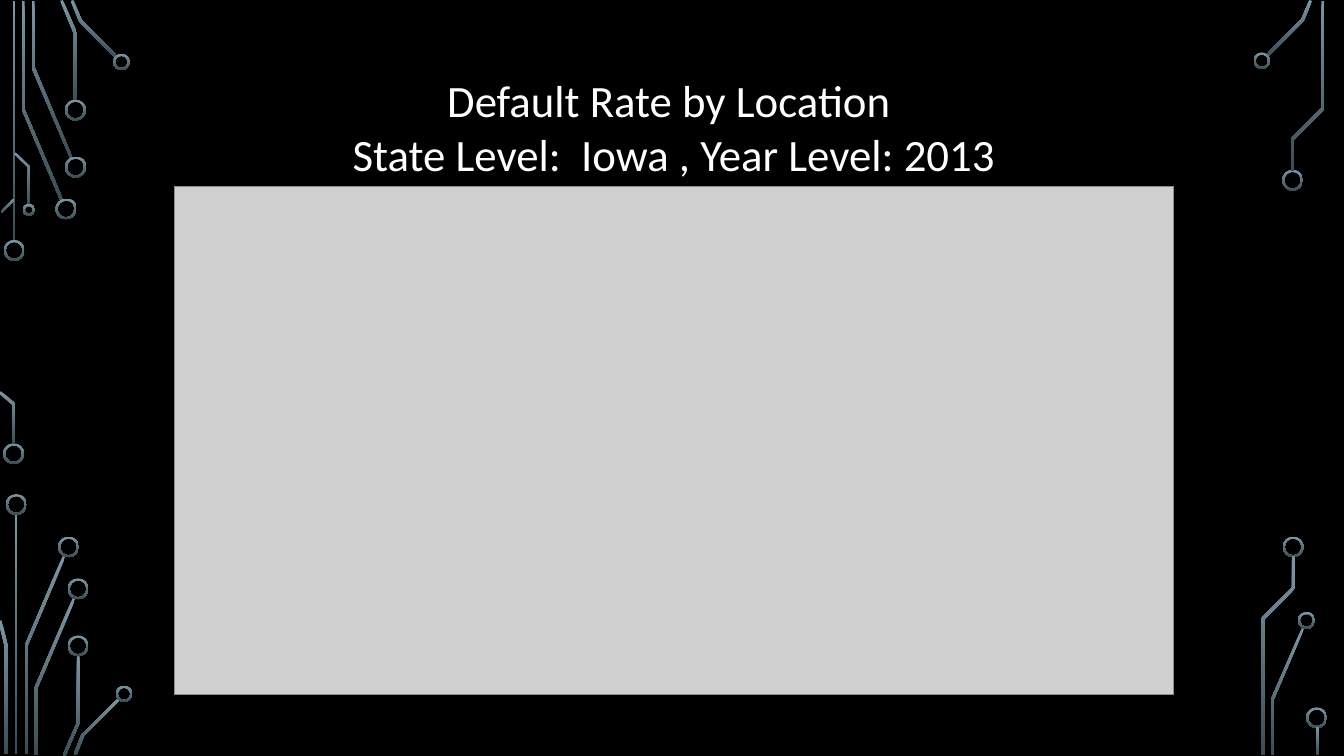
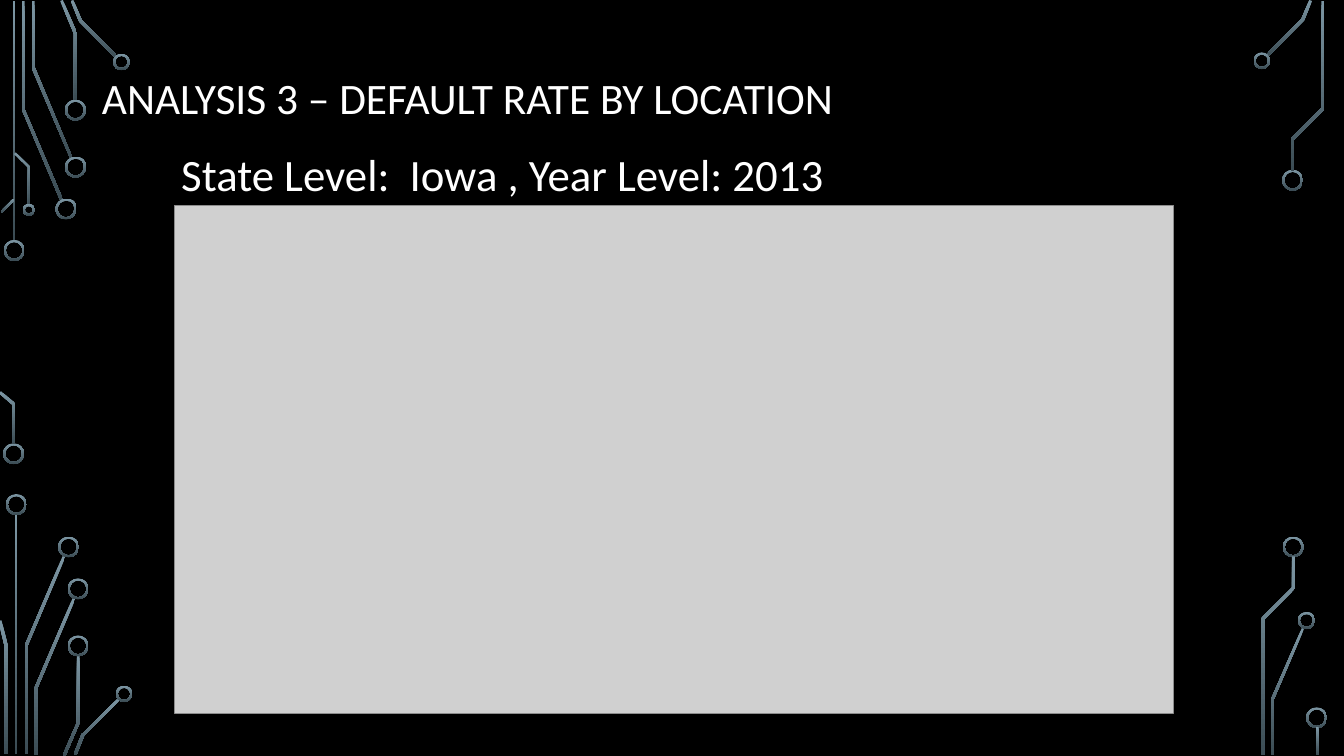
Before and after one commit to matt-pelham/rgang, a slide deck: slide 16 of Default Data Group Project - final version.pptx. Drawn at 1344x756 pixels with LibreOffice and Linux fonts; fonts in the diff are those of the drawing; grey boxes stand for pictures; background and template pictures are left out. Boxes give left, top, right and bottom in pixels: in the first picture for what was removed or moved away, otherwise in the second. Text is boxed around its words. In the diff, an @@ line names an element or a change of style, - is before the commit and + after.

```diff
--- a/Default Data Group Project - final version.pptx
+++ b/Default Data Group Project - final version.pptx
@@ text added at <box>102,86,832,115</box>, 31 pt, text #FFFFFF @@
+ANALYSIS 3 – DEFAULT RATE BY LOCATION
@@ text at <box>447,86,890,125</box>: paragraph removed @@
-Default Rate by Location
@@ text "State Level: Iowa , Year ...": place and size @@
-text "State Level: Iowa , Year ..." at <box>353,86,995,172</box>
+text "State Level: Iowa , Year ..." at <box>181,160,823,192</box>
@@ picture: place and size @@
-picture at <box>174,187,1174,695</box>
+picture at <box>174,205,1174,713</box>
```
Also in this commit, not shown: 15 other slides changed.
